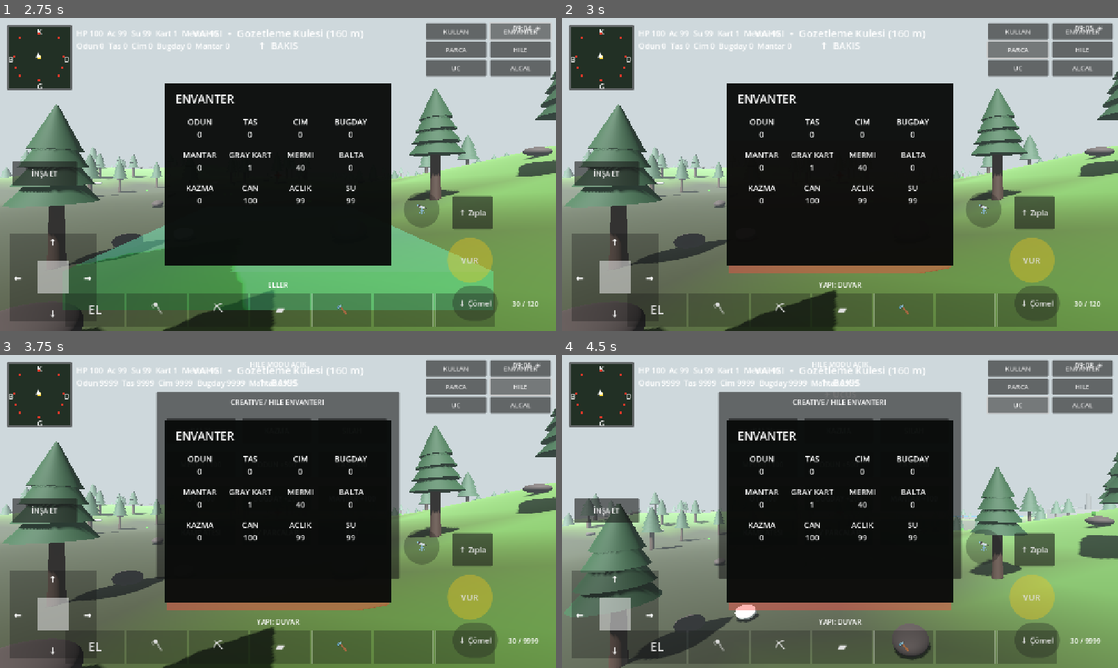
Above: before the commit, frames 1-4 (two rows, left to right).
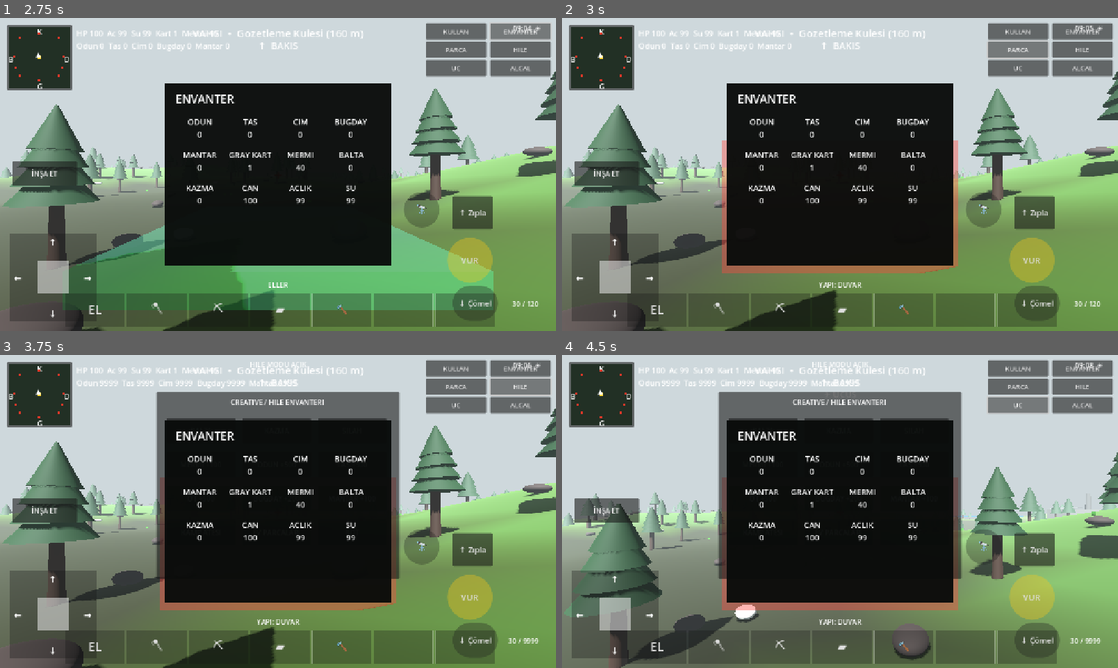
Above: after the commit, the same moments.

Repository: cantrsx-blip/GrayCardWars
Game: Godot game, scene res://scenes/Intro.tscn
The game is run twice, just before and just after one commit, with the same random seed, the same clock (stepped at 60 frames per second) and the same inputs.
Inputs:
- Up to frame 1 (2.75 s): click "GÖREVE BAŞLA" at 0.5 s; click "İNŞA ET" at 1.25 s; click "ENVANTER" at 2 s
- Up to frame 2 (3 s): click "PARCA" at 2.75 s
- Up to frame 3 (3.75 s): click "HILE" at 3.5 s
- Up to frame 4 (4.5 s): click "UC" at 4.25 s

Frame 1 is identical in both runs. In frame 2, 0.7% of the frame differs, in the area x 28-72%, y 39-82%; in frame 3, 0.4%; in frame 4, 0.4%.

Commit message:
Fix foundation movement and close building corner seams

Diff:
--- a/scripts/main.gd
+++ b/scripts/main.gd
@@ -564,7 +564,17 @@
 	player.position.x = clampf(player.position.x, -MAP_HALF + 2.0, MAP_HALF - 2.0)
 	player.position.z = clampf(player.position.z, -MAP_HALF + 2.0, MAP_HALF - 2.0)
 	var hy = height_at(player.position.x, player.position.z)
-	if not fly_mode: player.position.y = hy + PLAYER_HEIGHT
+	if not fly_mode:
+		# Do not force the player back to terrain while standing on a constructed foundation.
+		# move_and_slide() keeps the CharacterBody on static build collisions.
+		var floor_under:=false
+		for f in built_floors:
+			if not is_instance_valid(f): continue
+			var lp=player.global_position-f.global_position
+			if absf(lp.x)<=2.48 and absf(lp.z)<=2.48 and player.global_position.y>=f.global_position.y:
+				floor_under=true; break
+		if not floor_under:
+			player.position.y = hy + PLAYER_HEIGHT
 	elif player.position.y < hy+3.0: player.position.y=hy+3.0
 	in_pit = hy < -2.0
 	in_dry = _near_poi(player.position.x, player.position.z)
@@ -833,7 +843,7 @@
 		0:
 			made=_build_foundation(p); built_floors.append(made)
 		1:
-			made=_house_asset("house_wall",p,yaw,Vector3(5,3,.18)); built_walls.append(made)
+			made=_house_asset("house_wall",p,yaw,Vector3(5.3,3,.18)); built_walls.append(made)
 		2:
 			made=_build_door_frame(p,yaw); built_walls.append(made)
 		3:
@@ -854,7 +864,7 @@
 func _update_preview_shape():
 	if build_preview==null: return
 	var box=BoxMesh.new()
-	var sizes=[Vector3(5,.45,5),Vector3(5,3,.3),Vector3(5,3,.3),Vector3(5,3,.3),Vector3(5,.35,5)]
+	var sizes=[Vector3(5,.45,5),Vector3(5.3,3,.3),Vector3(5.3,3,.3),Vector3(5.3,3,.3),Vector3(5,.35,5)]
 	box.size=sizes[build_piece]; build_preview.mesh=box
 
 func _build_boat():
@@ -1147,6 +1157,7 @@
 		else:
 			p.z+=2.5*(1.0 if delta.z>=0.0 else -1.0); yaw=0.0
 		if build_piece in [1,2,3]:
+			# Extend edge pieces by their half-thickness at both ends so 90-degree corners meet cleanly.
 			p.y=floor.global_position.y+.225; preview_valid=true
 		elif build_piece==4:
 			p=floor.global_position+Vector3(0,3.225,0); yaw=0.0; preview_valid=true
@@ -1183,16 +1194,16 @@
 	if visual!=null:
 		root.add_child(visual)
 	# 1.6 m clear opening, 2.25 m high. Posts meet neighboring wall edges exactly.
-	for x in [-1.65,1.65]:
-		var mi=MeshInstance3D.new(); var bm=BoxMesh.new(); bm.size=Vector3(1.7,3.0,.18); mi.mesh=bm; mi.position=Vector3(x,1.5,0); mi.material_override=_simple_mat(Color(.42,.23,.08)); root.add_child(mi)
-		var cs=CollisionShape3D.new(); var sh=BoxShape3D.new(); sh.size=Vector3(1.7,3.0,.18); cs.shape=sh; cs.position=Vector3(x,1.5,0); root.add_child(cs)
+	for x in [-1.725,1.725]:
+		var mi=MeshInstance3D.new(); var bm=BoxMesh.new(); bm.size=Vector3(1.85,3.0,.18); mi.mesh=bm; mi.position=Vector3(x,1.5,0); mi.material_override=_simple_mat(Color(.42,.23,.08)); root.add_child(mi)
+		var cs=CollisionShape3D.new(); var sh=BoxShape3D.new(); sh.size=Vector3(1.85,3.0,.18); cs.shape=sh; cs.position=Vector3(x,1.5,0); root.add_child(cs)
 	var top=MeshInstance3D.new(); var tb=BoxMesh.new(); tb.size=Vector3(1.6,.75,.18); top.mesh=tb; top.position=Vector3(0,2.625,0); top.material_override=_simple_mat(Color(.42,.23,.08)); root.add_child(top)
 	var tcs=CollisionShape3D.new(); var tsh=BoxShape3D.new(); tsh.size=Vector3(1.6,.75,.18); tcs.shape=tsh; tcs.position=Vector3(0,2.625,0); root.add_child(tcs)
 	root.set_meta("build_piece","KAPI"); root.set_meta("structure_hp",structure_hp_default); root.set_meta("material","wood")
 	return root
 
 func _build_window_frame(p:Vector3,yaw:=0.0)->Node3D:
-	return _house_asset("house_window_wall",p,yaw,Vector3(5,3,.18))
+	return _house_asset("house_window_wall",p,yaw,Vector3(5.3,3,.18))
 
 func _build_interior_prop(p:Vector3,kind:int,yaw:=0.0):
 	var obj:Node3D
